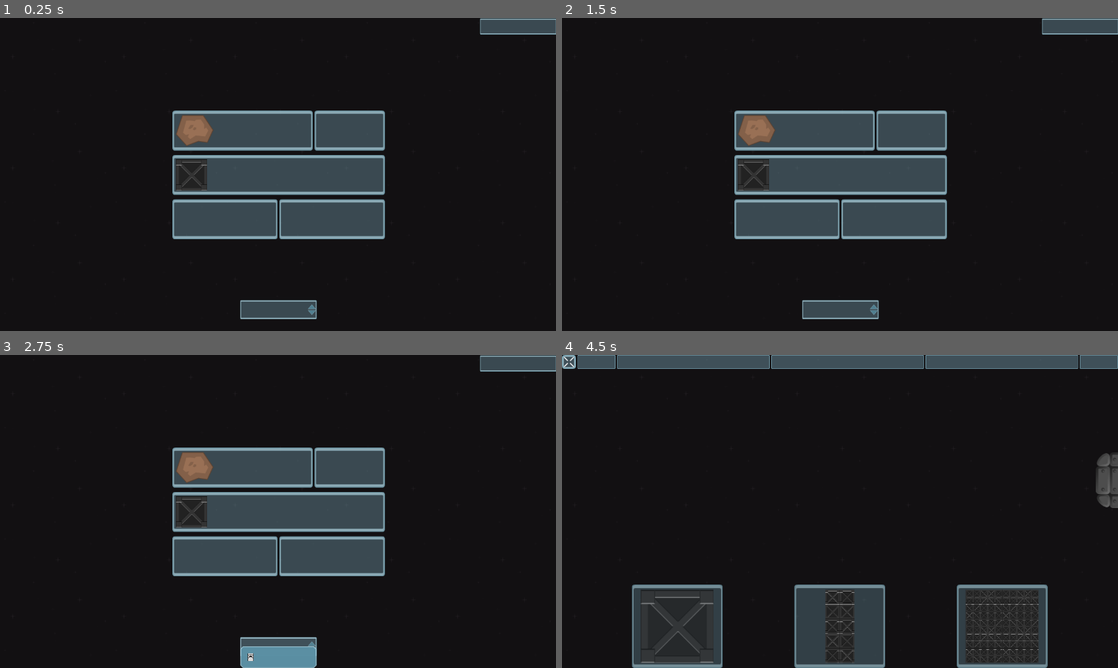
Above: before the commit, frames 1-4 (two rows, left to right).
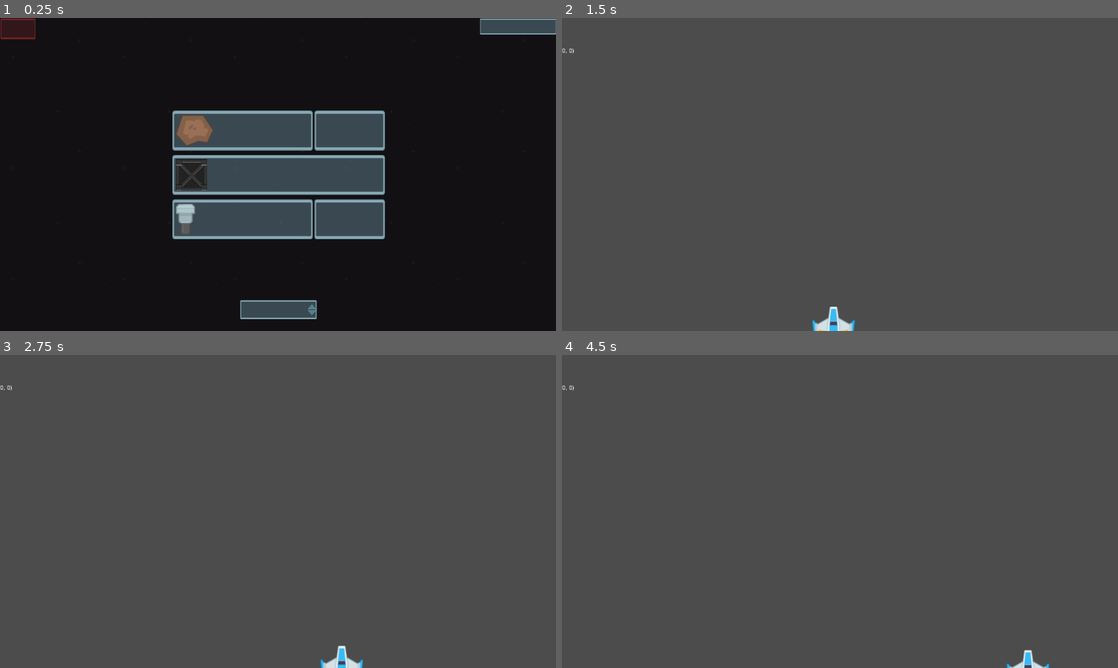
Above: after the commit, the same moments.

Repository: caleb-vincent/space-math
Game: Godot game, scene res://Main.tscn
Same seed, same stepped clock (60 frames per second), same inputs: the game is played once before the commit and once after it.
Inputs (mouse positions are in pixels of both pictures, inside the frame that each line leads up to):
- Up to frame 1 (0.25 s): no input
- Up to frame 2 (1.5 s): click (578, 27) at 0.5 s, where only the run after the commit has a clickable "Testing"; click (584, 33) at 1.25 s, where only the run after the commit has a clickable "Dodge Player"
- Up to frame 3 (2.75 s): click (278, 646) at 2 s, where only the run before the commit has a clickable "Normal"
- Up to frame 4 (4.5 s): click (840, 646) at 2.75 s, where only the run before the commit has a clickable "Normal"; click (806, 467) at 3.5 s, where only the run before the commit has a clickable "Asteroid Dodge"; click (840, 511) at 4.25 s, where only the run before the commit has a clickable "Cargo Placing"

The runs differ from the first frame. In frame 1, 0.9% of the frame differs, in the area x 0-57%, y 0-71%; in frame 2, 88%; in frame 3, 88%; in frame 4, 95%, in the area x 0-100%, y 0-100%.

Commit message:
Add Testing menu & scenes
Just for Astroid Dodge touch controls currently

Diff:
--- /dev/null
+++ b/Dodge/PlayerTest.tscn
@@ -0,0 +1,108 @@
+[gd_scene load_steps=5 format=2]
+
+[ext_resource path="res://assets/font/Cactron/CactronBold.otf" type="DynamicFontData" id=1]
+[ext_resource path="res://Dodge/Player.tscn" type="PackedScene" id=2]
+
+[sub_resource type="GDScript" id=2]
+script/source = "extends Control
+
+var _PLOT_HEIGHT = 48
+var _points : Array
+var _isSettling = false
+
+func _draw() -> void:
+	var index = 0
+	var xLastPoint = Vector2.INF
+	var yLastPoint = Vector2.INF
+	for point in _points:
+		var xDrawPoint = Vector2(index, point.x / (get_viewport().size.x/_PLOT_HEIGHT) + _PLOT_HEIGHT/2)
+		var yDrawPoint = Vector2(index, point.y / (get_viewport().size.y/_PLOT_HEIGHT) + _PLOT_HEIGHT/2)
+		if xLastPoint != Vector2.INF:
+			draw_line(xLastPoint, xDrawPoint, Color.red, 1)
+		else:
+			draw_circle(xDrawPoint, 1, Color.red)
+		if yLastPoint != Vector2.INF:
+			draw_line(yLastPoint, yDrawPoint, Color.green, 1)
+		else:
+			draw_circle(yDrawPoint, 1, Color.green)
+		index += 1
+		xLastPoint = xDrawPoint
+		yLastPoint = yDrawPoint
+
+
+func _process(delta: float) -> void:
+	$TouchInput.text = str($Player/TouchScreenButton.get_button_pos())
+
+func _on_PlotTime_timeout() -> void:
+	if $Player/TouchScreenButton.ongoing_drag != -1 || _isSettling:
+		var error : Vector2 = get_viewport().get_mouse_position() - $Player.position
+		if $Player/TouchScreenButton.ongoing_drag != -1 && _isSettling:
+			_points.clear()
+			_isSettling = false
+		_points.push_back(error)
+		update()
+	elif _points.size() > 0:
+		update()
+		_isSettling = true
+"
+
+[sub_resource type="DynamicFont" id=1]
+size = 72
+font_data = ExtResource( 1 )
+
+[node name="Node2D" type="Control"]
+anchor_right = 1.0
+anchor_bottom = 1.0
+script = SubResource( 2 )
+__meta__ = {
+"_edit_use_anchors_": false
+}
+
+[node name="Player" parent="." instance=ExtResource( 2 )]
+position = Vector2( 640, 720 )
+
+[node name="Target" type="Label" parent="."]
+anchor_left = 0.5
+anchor_top = 0.5
+anchor_right = 0.5
+anchor_bottom = 0.5
+margin_left = -20.0
+margin_top = -7.0
+margin_right = 20.0
+margin_bottom = 7.0
+custom_fonts/font = SubResource( 1 )
+text = "X"
+align = 1
+valign = 1
+uppercase = true
+__meta__ = {
+"_edit_use_anchors_": false
+}
+
+[node name="DragTime" type="Label" parent="."]
+margin_left = 2.21301
+margin_top = 48.6865
+margin_right = 42.213
+margin_bottom = 62.6865
+__meta__ = {
+"_edit_use_anchors_": false
+}
+
+[node name="Plot" type="Control" parent="."]
+anchor_right = 1.0
+margin_bottom = 48.0
+size_flags_horizontal = 3
+__meta__ = {
+"_edit_use_anchors_": false
+}
+
+[node name="PlotTime" type="Timer" parent="."]
+wait_time = 0.25
+autostart = true
+
+[node name="TouchInput" type="Label" parent="."]
+margin_left = -4.42609
+margin_top = 68.6036
+margin_right = 35.5739
+margin_bottom = 82.6036
+[connection signal="timeout" from="PlotTime" to="." method="_on_PlotTime_timeout"]
--- a/Main.tscn
+++ b/Main.tscn
@@ -12,6 +12,7 @@
 const Credits = preload(\"res://Credits.tscn\")
 const Debris = preload(\"res://Debris/Debris.tscn\")
 const Dodge = preload(\"res://Dodge/Dodge.tscn\")
+const Tester = preload(\"res://TestingMenu.tscn\")
 
 var game : SubGame = null
 
@@ -105,6 +106,14 @@
 func _on_Options_hide() -> void:
 	$Menu.visible = true
 
+
+
+func _on_Menu_testyTester() -> void:
+	$Menu.visible = false
+	$Background.visible = false
+	game = Tester.instance()
+	game.connect(\"gameOver\", self, \"_on_gameOver\")
+	add_child(game)
 "
 
 [node name="Main" type="Node"]
@@ -141,5 +150,6 @@
 [connection signal="debrisOptions" from="Menu" to="." method="_on_Menu_debrisOptions"]
 [connection signal="difficultSelected" from="Menu" to="." method="_on_difficultyChange"]
 [connection signal="rollCredits" from="Menu" to="." method="_on_Menu_credits"]
+[connection signal="testyTester" from="Menu" to="." method="_on_Menu_testyTester"]
 [connection signal="hide" from="DodgeOptions" to="." method="_on_Options_hide"]
 [connection signal="hide" from="DebrisOptions" to="." method="_on_Options_hide"]
--- a/Menu.tscn
+++ b/Menu.tscn
@@ -1,11 +1,12 @@
-[gd_scene load_steps=5 format=2]
+[gd_scene load_steps=6 format=2]
 
 [ext_resource path="res://assets/meteorBrown_big1.png" type="Texture" id=1]
 [ext_resource path="res://assets/theme.tres" type="Theme" id=2]
 [ext_resource path="res://assets/cargoBox.png" type="Texture" id=3]
+[ext_resource path="res://assets/engine01.png" type="Texture" id=4]
 
 [sub_resource type="GDScript" id=1]
-script/source = "extends Control
+script/source = " extends Control
 
 signal astroidDodge
 signal astroidDodgeOptions
@@ -14,11 +15,13 @@
 signal debrisOptions
 signal difficultSelected
 signal rollCredits
+signal testyTester
 
 func _ready() -> void:
 	if !OS.is_debug_build():
 		$VBoxContainer2/HBoxContainer3/DebrisButton.disabled = true
 		$VBoxContainer2/HBoxContainer3/DebrisOptionsButton.disabled = true
+		$TestingButton.hide()
 
 func _on_Dodge_pressed() -> void:
 	emit_signal(\"astroidDodge\")
@@ -49,9 +52,12 @@
 	emit_signal(\"debrisCanceling\")
 
 
-
 func _on_DebrisOptionsButton_pressed() -> void:
 	emit_signal(\"debrisOptions\")
+
+
+func _on_TestingButton_pressed() -> void:
+	emit_signal(\"testyTester\")
 "
 
 [node name="Menu" type="Control"]
@@ -131,20 +137,22 @@
 }
 
 [node name="DebrisButton" type="Button" parent="VBoxContainer2/HBoxContainer3"]
-margin_right = 242.0
+margin_right = 323.0
 margin_bottom = 92.0
 rect_min_size = Vector2( 0, 92 )
 size_flags_horizontal = 3
 size_flags_vertical = 3
 text = "DEBRIS_CANCELING"
+icon = ExtResource( 4 )
 expand_icon = true
 
 [node name="DebrisOptionsButton" type="Button" parent="VBoxContainer2/HBoxContainer3"]
-margin_left = 246.0
+margin_left = 327.0
 margin_right = 489.0
 margin_bottom = 92.0
 size_flags_horizontal = 3
 size_flags_vertical = 5
+size_flags_stretch_ratio = 0.5
 text = "OPTIONS"
 
 [node name="VBoxContainer" type="VBoxContainer" parent="."]
@@ -187,6 +195,12 @@
 __meta__ = {
 "_edit_use_anchors_": false
 }
+
+[node name="TestingButton" type="Button" parent="."]
+modulate = Color( 0.831373, 0.196078, 0.196078, 1 )
+margin_right = 81.0
+margin_bottom = 48.0
+text = "Testing"
 [connection signal="pressed" from="VBoxContainer2/HBoxContainer/DodgeButton" to="." method="_on_Dodge_pressed"]
 [connection signal="pressed" from="VBoxContainer2/HBoxContainer/DodgeOptionsButton" to="." method="_on_DodgeOptionsButton_pressed"]
 [connection signal="pressed" from="VBoxContainer2/HBoxContainer2/CargoButton" to="." method="_on_Cargo_pressed"]
@@ -194,3 +208,4 @@
 [connection signal="pressed" from="VBoxContainer2/HBoxContainer3/DebrisOptionsButton" to="." method="_on_DebrisOptionsButton_pressed"]
 [connection signal="item_selected" from="VBoxContainer/OptionButton" to="." method="_on_OptionButton_item_selected"]
 [connection signal="pressed" from="CreditsButton" to="." method="_on_CreditsButton_pressed"]
+[connection signal="pressed" from="TestingButton" to="." method="_on_TestingButton_pressed"]
--- /dev/null
+++ b/TestingMenu.tscn
@@ -0,0 +1,41 @@
+[gd_scene load_steps=2 format=2]
+
+[sub_resource type="GDScript" id=1]
+script/source = "extends SubGame
+
+
+const PlayerTest = preload(\"res://Dodge/PlayerTest.tscn\")
+
+
+func _on_DodgePlayer_pressed() -> void:
+	$Buttons.hide()
+	var game = PlayerTest.instance()
+	add_child(game)
+
+
+func _on_ExitButton_pressed() -> void:
+	emit_signal(\"gameOver\")
+"
+
+[node name="TestingMenu" type="Node"]
+script = SubResource( 1 )
+
+[node name="Buttons" type="GridContainer" parent="."]
+margin_right = 40.0
+margin_bottom = 40.0
+__meta__ = {
+"_edit_use_anchors_": false
+}
+
+[node name="ExitButton" type="Button" parent="Buttons"]
+margin_right = 96.0
+margin_bottom = 20.0
+text = "Exit"
+
+[node name="DodgePlayer" type="Button" parent="Buttons"]
+margin_top = 24.0
+margin_right = 96.0
+margin_bottom = 44.0
+text = "Dodge Player"
+[connection signal="pressed" from="Buttons/ExitButton" to="." method="_on_ExitButton_pressed"]
+[connection signal="pressed" from="Buttons/DodgePlayer" to="." method="_on_DodgePlayer_pressed"]
